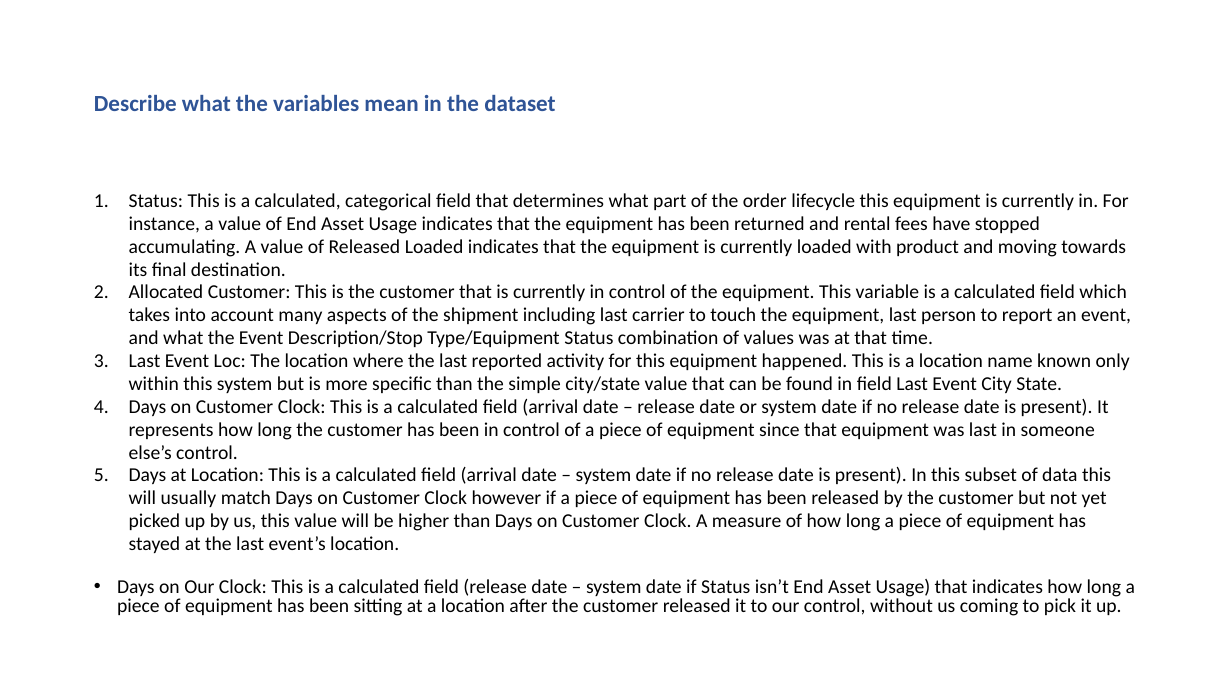
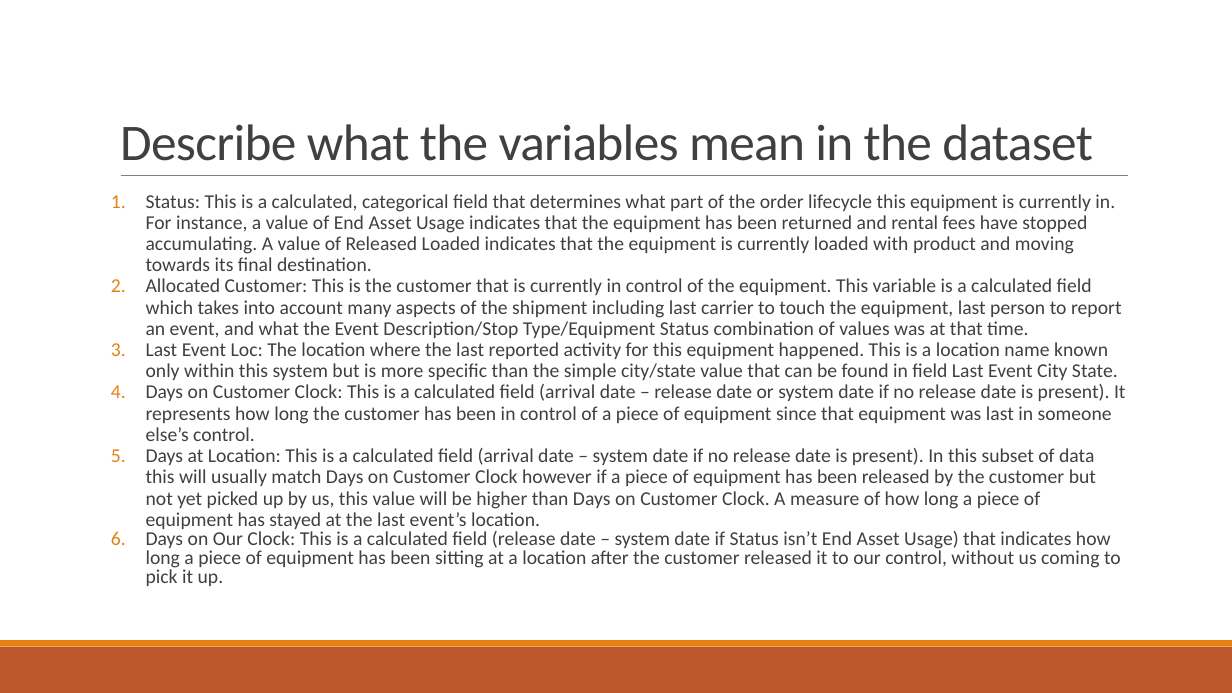
Before and after one commit to ihit140d/Robert_Bresley_Final_Project, a slide deck: slide 5 of Robert_Bresley_final_project.pptx. Drawn at 1232x693 pixels with LibreOffice and Linux fonts; fonts in the diff are those of the drawing. Boxes give left, top, right and bottom in pixels: in the first picture for what was removed or moved away, otherwise in the second. Text is boxed around its words. In the diff, an @@ line names an element or a change of style, - is before the commit and + after.

Commit message:
Make updates to formatting

```diff
--- a/Robert_Bresley_final_project.pptx
+++ b/Robert_Bresley_final_project.pptx
@@ title "Describe what the variables mean ...": place and size @@
-title "Describe what the variables mean ..." at (94,94,555,111)
+title "Describe what the variables mean ..." at (120,124,1093,161)
@@ title "Describe what the variables mean ..." at (120,124,1093,161): size 18 to 40 pt, text colour #2F5496 to #404040, letter spacing 0 to -0.5 pt, bold off; line spacing 0.9 to 0.85; vertical alignment middle to bottom @@
@@ line added from (121, 176) to (1128, 176), #808080 0.5 pt @@
@@ text "Status: This is a calculated, ...": place and size @@
-text "Status: This is a calculated, ..." at (117,193,1135,616)
+text "Status: This is a calculated, ..." at (146,194,1126,586)
@@ text "Status: This is a calculated, ..." at (146,194,1126,586): text colour #000000 to #404040; line spacing 0.97 to 0.9; less space between paragraphs; bullet • to 1. @@
@@ rectangle added at (0,647,1232,693), fill #BD582C @@
@@ rectangle added at (0,640,1232,647), fill #E48312 @@
```
Also in this commit, not shown: 19 other slides changed.
